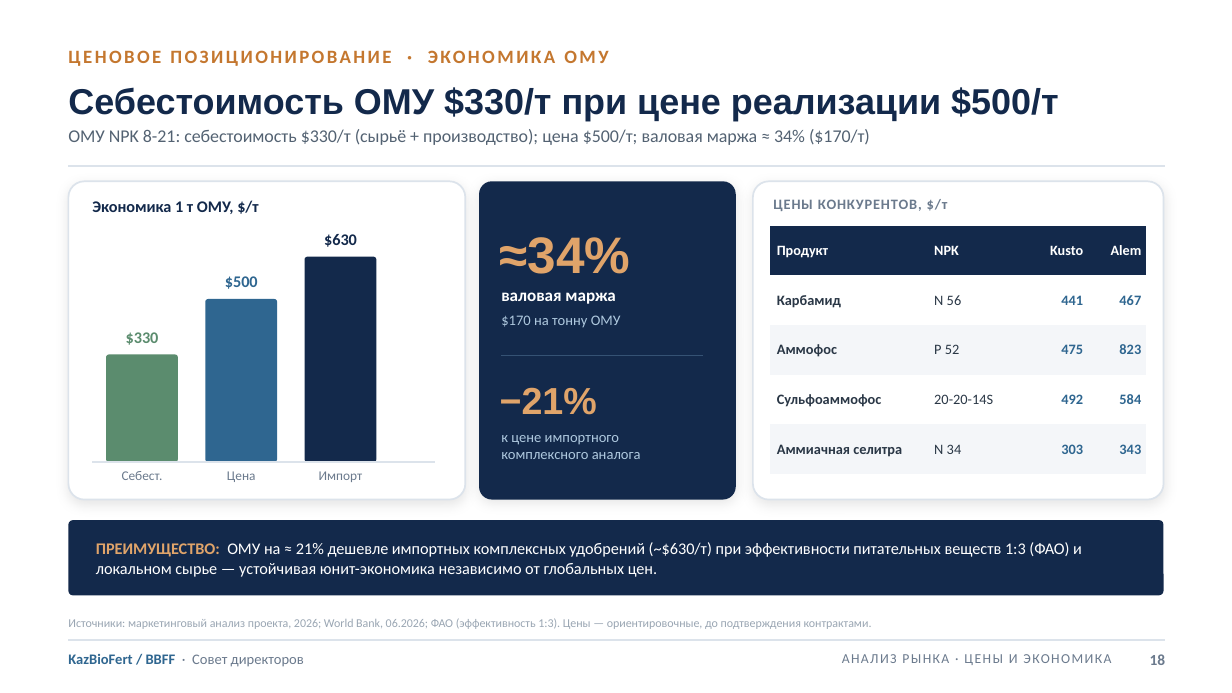
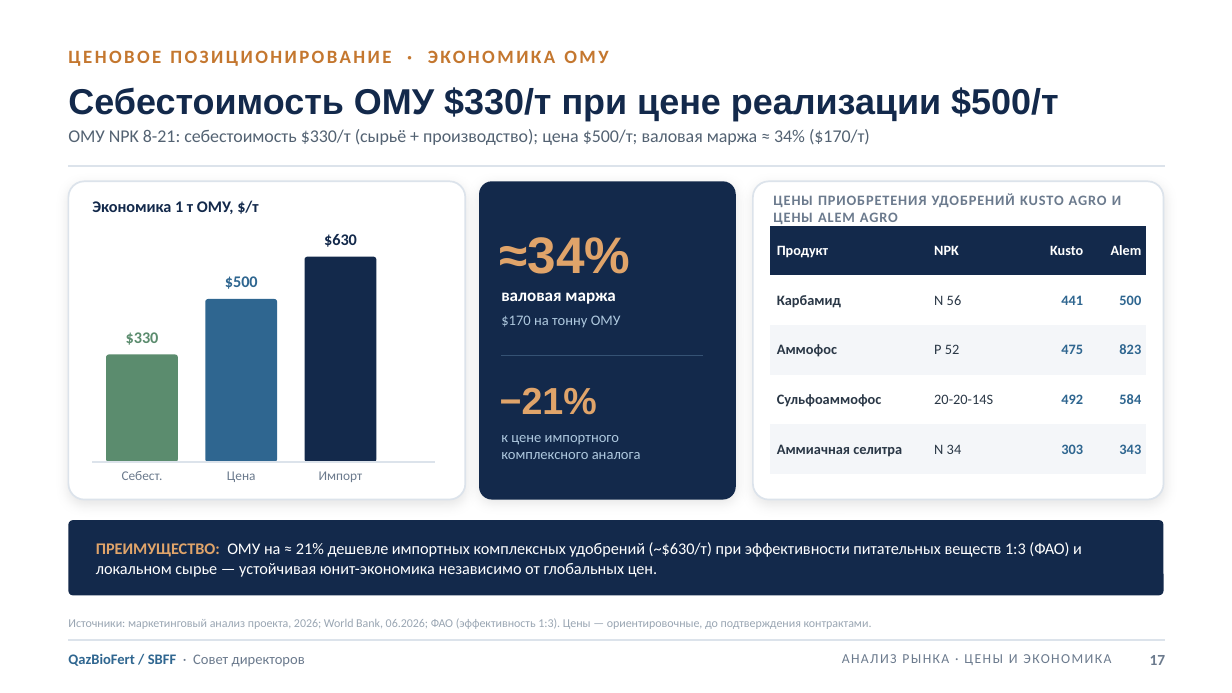
Before and after one commit to aoobakirov/board-presentation, a slide deck: slide 17 of KazBioFert_Board_Presentation_FINAL_20260709.pptx (slide 18 before the commit). Drawn at 1232x693 pixels with LibreOffice and Linux fonts; fonts in the diff are those of the drawing. Boxes give left, top, right and bottom in pixels: in the first picture for what was removed or moved away, otherwise in the second. Text is boxed around its words. In the diff, an @@ line names an element or a change of style, - is before the commit and + after.

```diff
--- a/KazBioFert_Board_Presentation_FINAL_20260709.pptx
+++ b/KazBioFert_Board_Presentation_FINAL_20260709.pptx
@@ text at [773,193,1121,227]: text changed @@
-ЦЕНЫ КОНКУРЕНТОВ, $/т
+ЦЕНЫ ПРИОБРЕТЕНИЯ УДОБРЕНИЙ KUSTO AGRO И ЦЕНЫ ALEM AGRO
@@ table at [770,225,1147,473] @@
-row 2, column 4: 467
+row 2, column 4: 500
@@ text at [68,654,305,667]: text changed @@
-KazBioFert / BBFF · Совет директоров
+QazBioFert / SBFF · Совет директоров
@@ text at [1150,655,1166,665]: text changed @@
-18
+17
```
Also in this commit, not shown: 24 other slides changed, 1 slide added, 2 slides removed, 3 other files.
